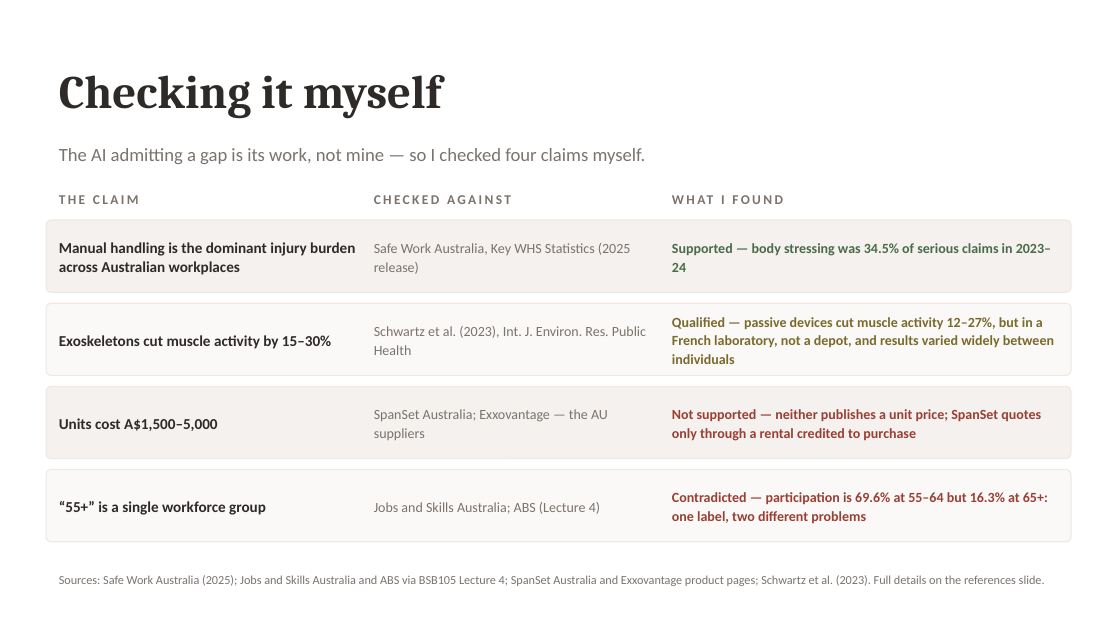
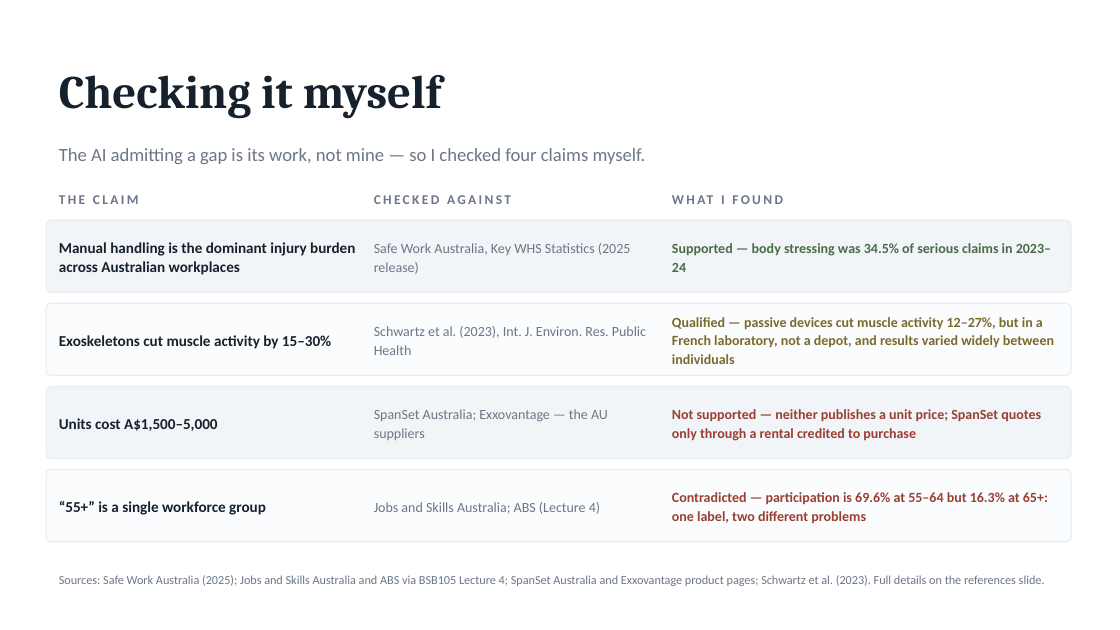
Before and after one commit to danielfrancogomez-wq/My-computer-claude-code, a slide deck: slide 10 of Followmont-Prompt-Chain.pptx. Drawn at 1120x630 pixels with LibreOffice and Linux fonts; fonts in the diff are those of the drawing. Boxes give left, top, right and bottom in pixels: in the first picture for what was removed or moved away, otherwise in the second. Text is boxed around its words. In the diff, an @@ line names an element or a change of style, - is before the commit and + after.

```diff
--- a/Followmont-Prompt-Chain.pptx
+++ b/Followmont-Prompt-Chain.pptx
@@ rounded rectangle at box(46, 220, 1071, 292): fill #F4F1EE to #F2F5F8; outline #EFE9E5 1 pt to #E7EDF3 1 pt @@
@@ rounded rectangle at box(46, 303, 1071, 376): fill #FBF9F8 to #FAFCFE; outline #EFE9E5 1 pt to #E7EDF3 1 pt @@
@@ rounded rectangle at box(46, 386, 1071, 459): fill #F4F1EE to #F2F5F8; outline #EFE9E5 1 pt to #E7EDF3 1 pt @@
@@ rounded rectangle at box(46, 470, 1071, 542): fill #FBF9F8 to #FAFCFE; outline #EFE9E5 1 pt to #E7EDF3 1 pt @@
@@ text colour #2E2A28 to #16212E in 5 elements at box(59, 75, 441, 119), box(59, 242, 355, 275), box(59, 335, 331, 349), box(59, 418, 218, 431), box(59, 501, 266, 515) @@
@@ text colour #7A736E to #6B7787 in 9 elements at box(59, 148, 646, 164), box(59, 195, 139, 204), box(374, 195, 511, 204), box(721, 195, 725, 204), box(374, 243, 631, 274), box(374, 326, 646, 355), box(374, 409, 608, 440), box(374, 502, 600, 514), box(59, 575, 1045, 586) @@
```
Also in this commit, not shown: 12 other slides changed, 1 other file.
